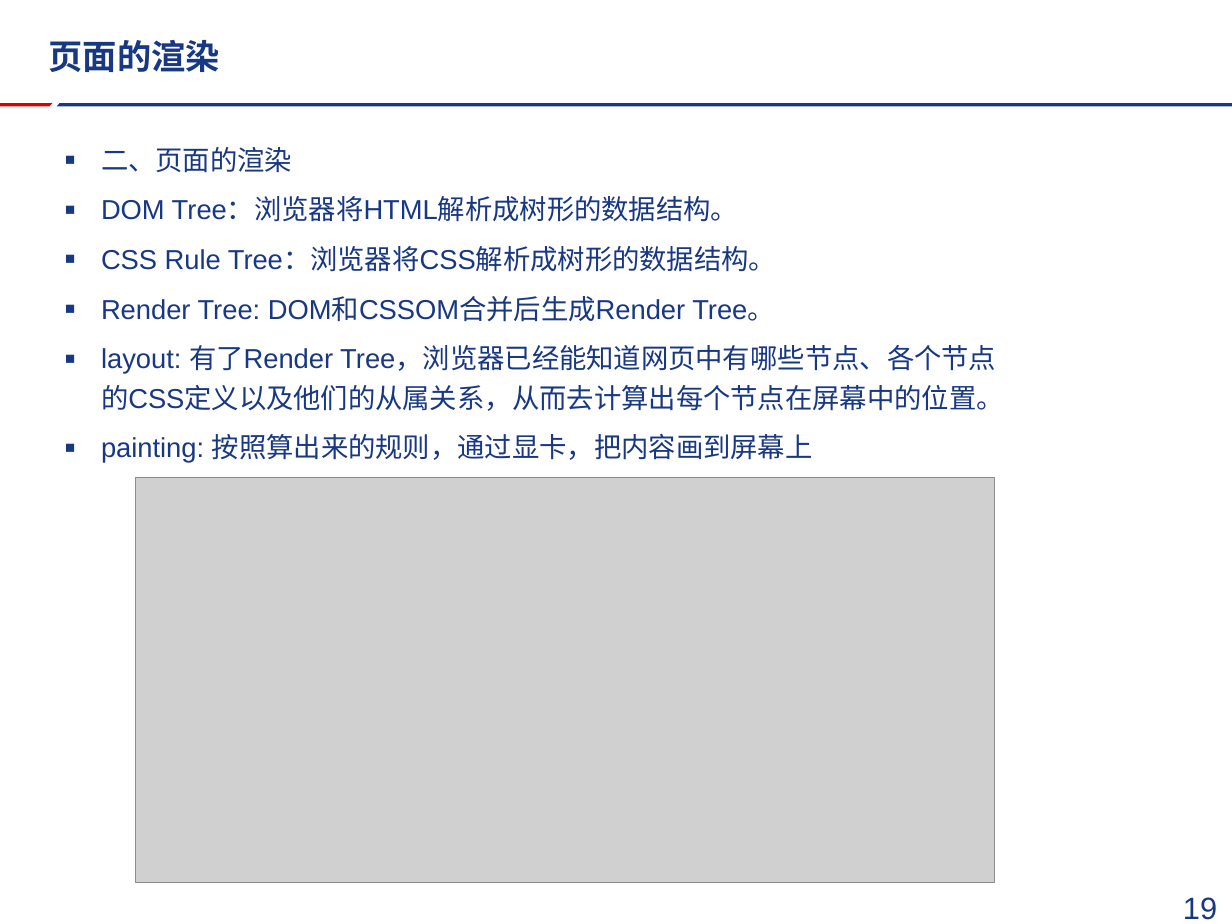
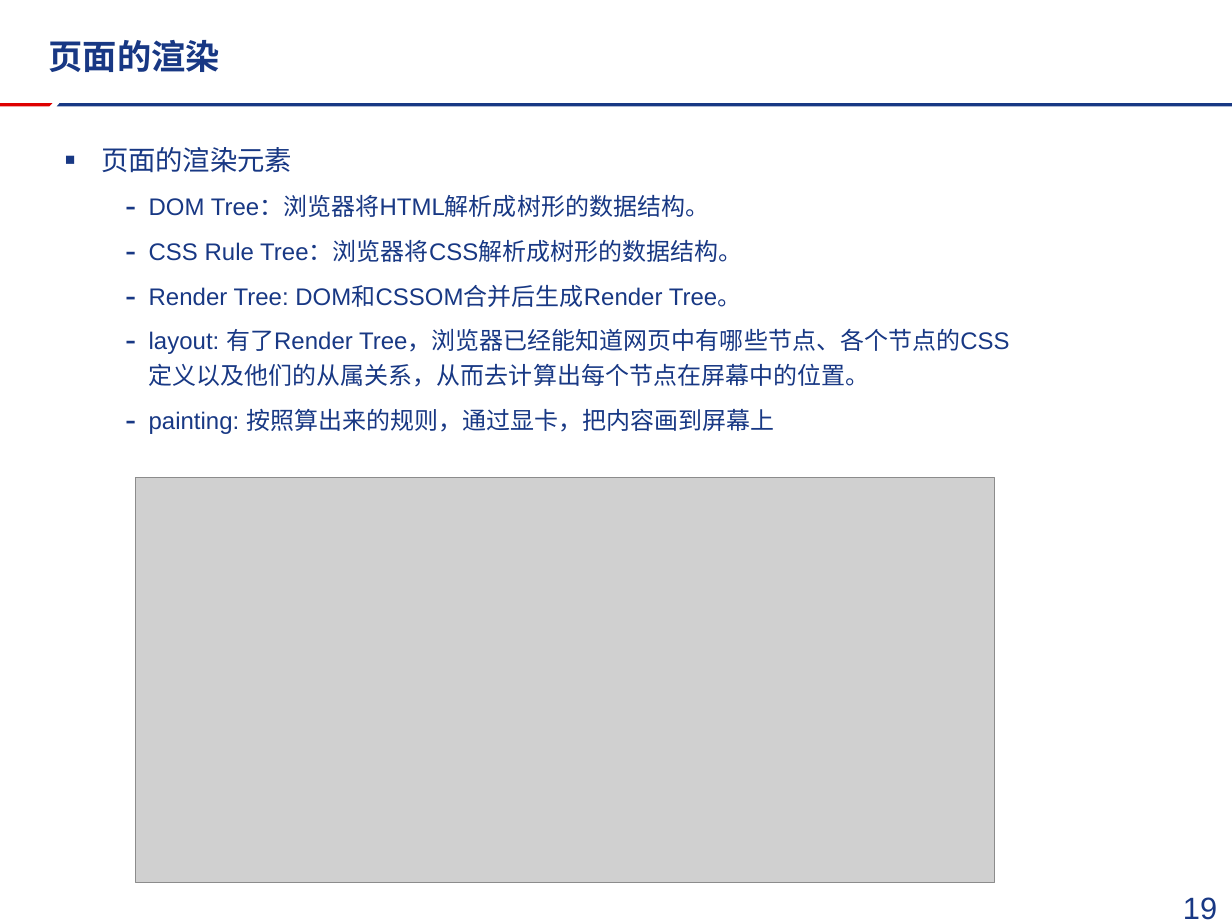
Before and after one commit to FireSmallPanda/swdt, a slide deck: slide 20 of javascript技术分享/javascript基础与优化分享.pptx. Drawn at 1232x924 pixels with LibreOffice and Linux fonts; fonts in the diff are those of the drawing; grey boxes stand for pictures; background and template pictures are left out. Boxes give left, top, right and bottom in pixels: in the first picture for what was removed or moved away, otherwise in the second. Text is boxed around its words. In the diff, an @@ line names an element or a change of style, - is before the commit and + after.

```diff
--- a/javascript技术分享/javascript基础与优化分享.pptx
+++ b/javascript技术分享/javascript基础与优化分享.pptx
@@ text at (x1=101, y1=147, x2=292, y2=173): text changed @@
-▪ 二、页面的渲染
+▪ 页面的渲染元素
@@ text at (x1=149, y1=196, x2=1009, y2=434): size 16 to 14 pt; bullet ▪ to -; list level 1 to 2 in "DOM Tree：浏览器将HTML解析成树形的数据结构。"; list level 1 to 2 in "CSS Rule Tree：浏览器将CSS解析成树形的数据结构。"; list level 1 to 2 in "Render Tree: DOM和CSSOM合并后生成Render Tree。"; list level 1 to 2 in "layout: 有了Render Tree，浏览器已经能知道网页中有哪些节点、各个节点的CSS定义以及他们的从属关系，从 ..."; list level 1 to 2 in "painting: 按照算出来的规则，通过显卡，把内容画到屏幕上" @@
```
Also in this commit, not shown: 14 other slides changed, 1 other file.
